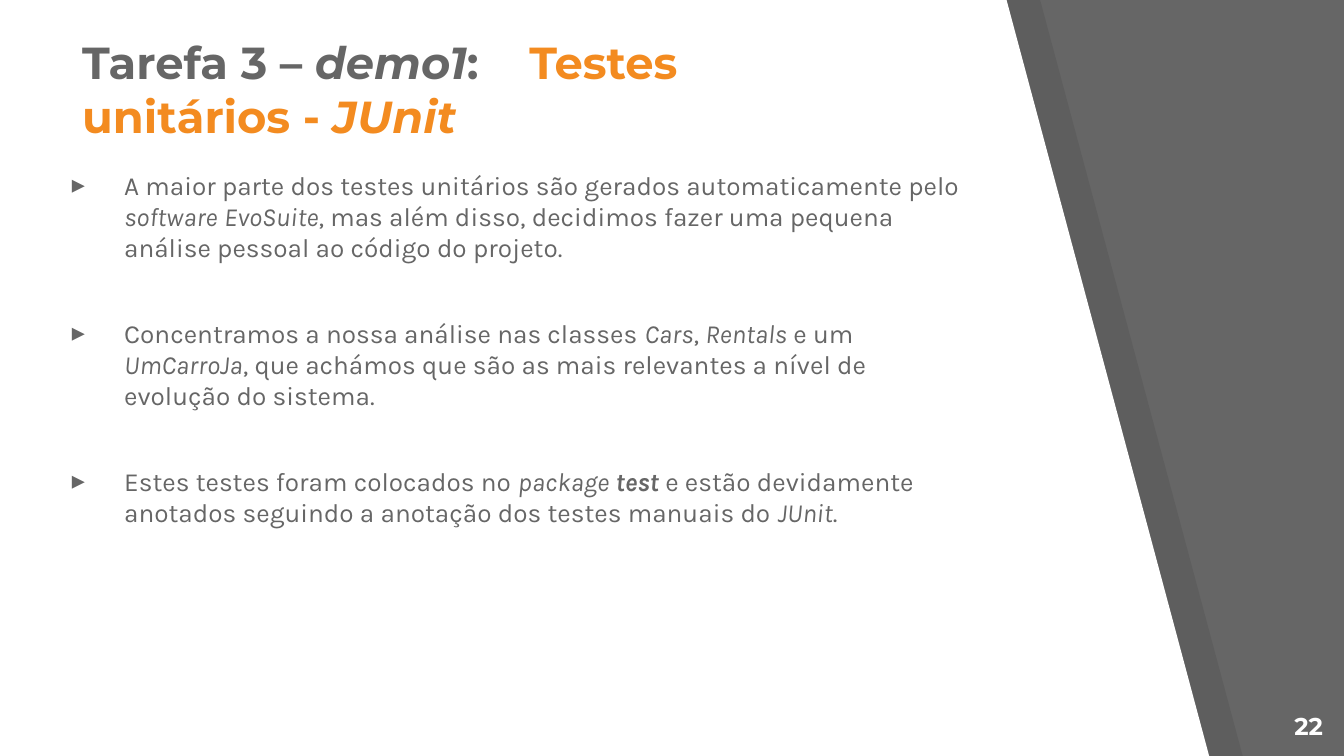
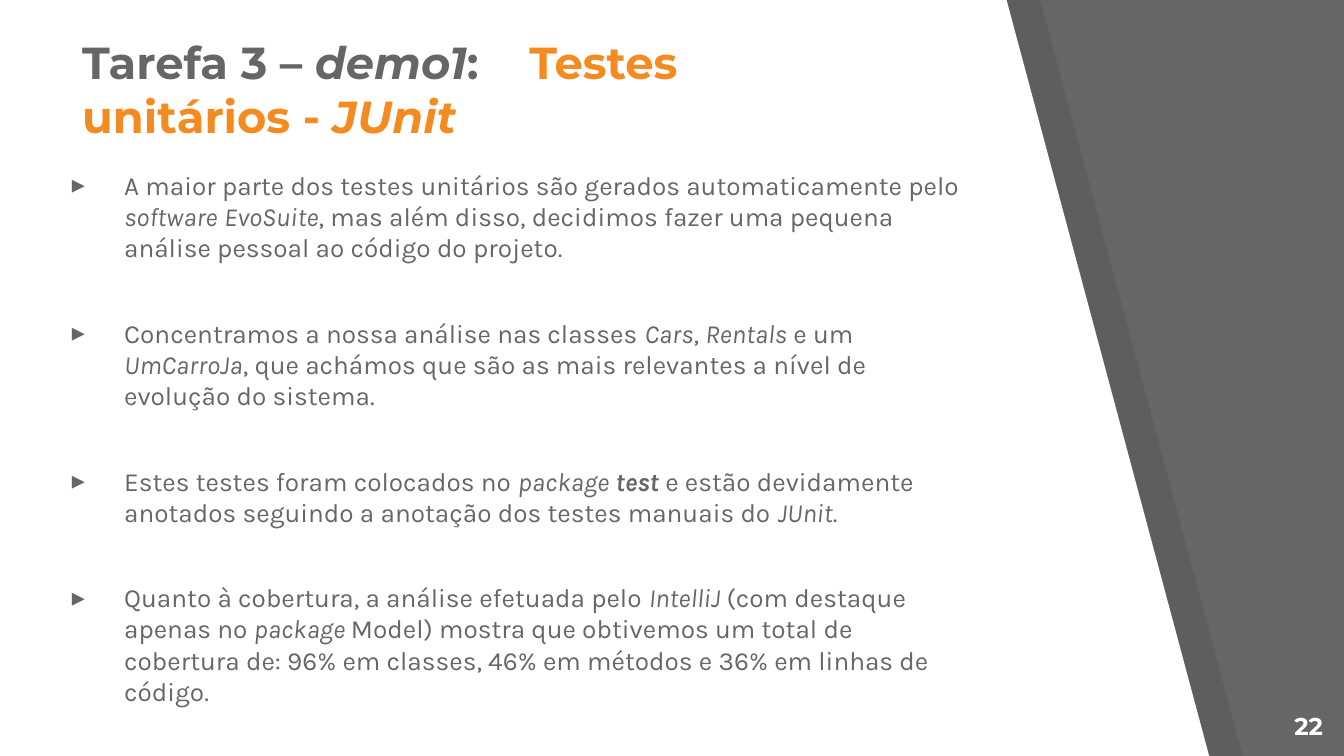
Before and after one commit to Nelson198/ATS, a slide deck: slide 22 of Apresentação.pptx. Drawn at 1344x756 pixels with LibreOffice and Linux fonts; fonts in the diff are those of the drawing. Boxes give left, top, right and bottom in pixels: in the first picture for what was removed or moved away, otherwise in the second. Text is boxed around its words. In the diff, an @@ line names an element or a change of style, - is before the commit and + after.

Commit message:
#108 Commit: PPT (animações + correção do slide 22)

```diff
--- a/Apresentação.pptx
+++ b/Apresentação.pptx
@@ text at <box>124,587,928,708</box>: paragraph added @@
+▸ Quanto à cobertura, a análise efetuada pelo IntelliJ (com destaque apenas no package Model) mostra que obtivemos um total de cobertura de: 96% em classes, 46% em métodos e 36% em linhas de código.
```
Also in this commit, not shown: 1 other slide changed.
